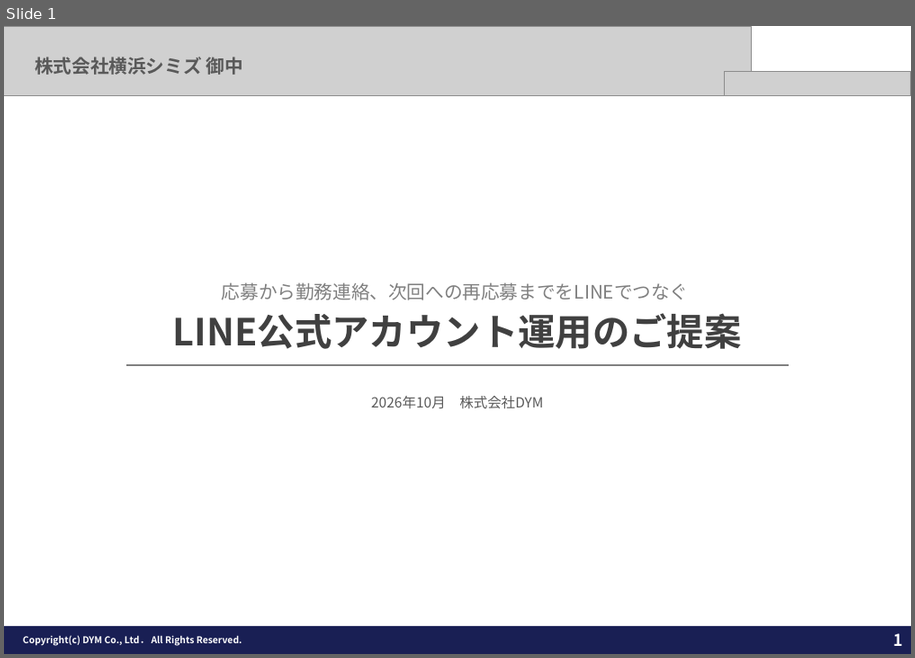
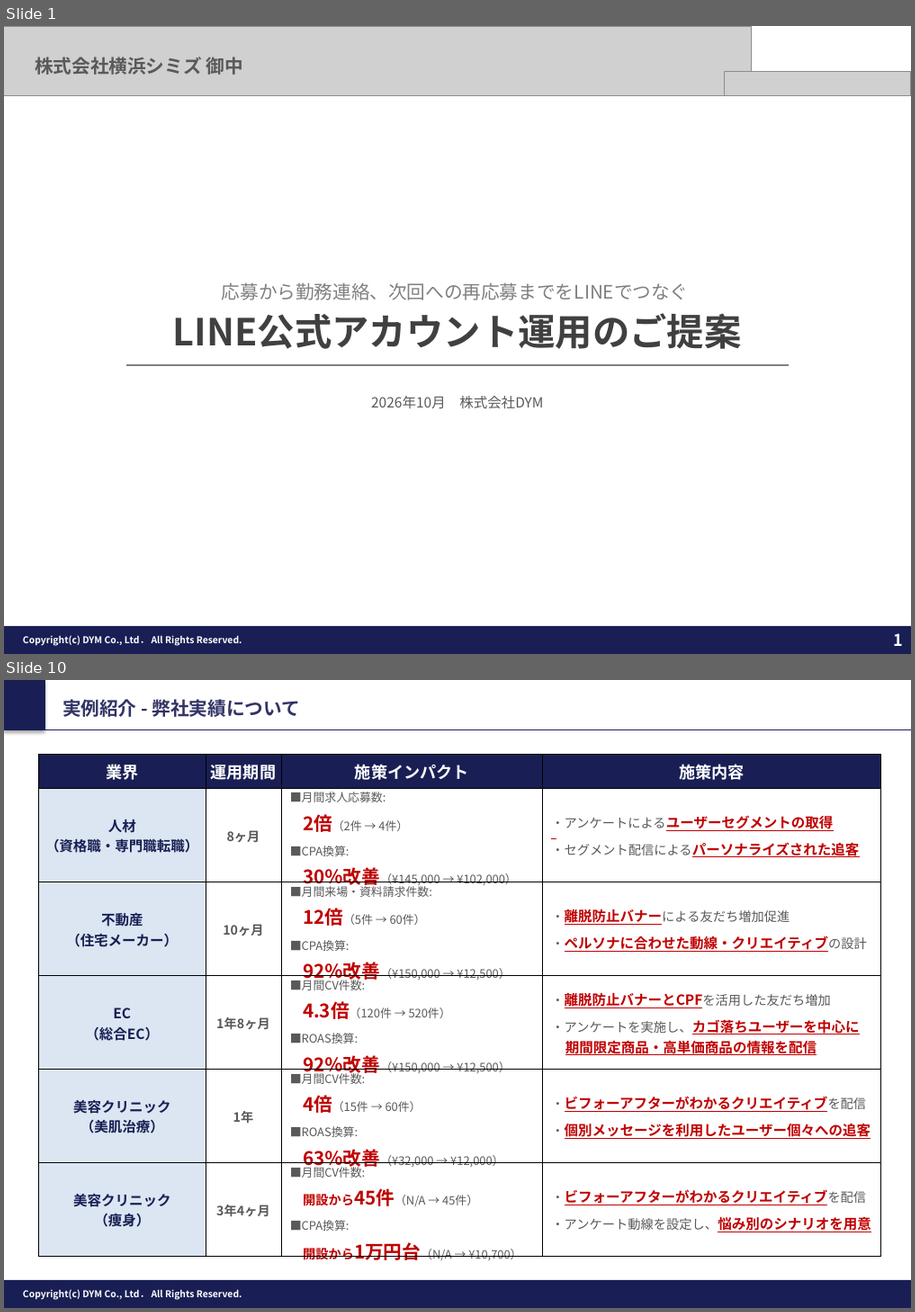
Before and after one commit to tonomura-r-dev/folder, a slide deck: 202610_株式会社横浜シミズ御中_LINE公式アカウント運用のご提案.pptx. Shown one above the other, each under a label of ours: slide 1 before the commit, slides 1 and 10 after it; the slides between them are not shown. The pictures are 915x658 and 915x1312 pixels, drawn with LibreOffice and Linux fonts; fonts in the diff are those of the drawing; grey boxes stand for pictures; background and template pictures are left out. Boxes give left, top, right and bottom in pixels: in the first picture for what was removed or moved away, otherwise in the second. Text is boxed around its words. In the diff, an @@ line names an element or a change of style, - is before the commit and + after.

```diff
--- a/202610_株式会社横浜シミズ御中_LINE公式アカウント運用のご提案.pptx
+++ b/202610_株式会社横浜シミズ御中_LINE公式アカウント運用のご提案.pptx
@@ slide 10 added at bbox=[4, 680, 911, 1308], background #FFFFFF; not listed: 3 template elements that a slide beside it also shows @@
@@ rectangle added at bbox=[4, 680, 45, 730], fill #191F54 @@
@@ text added at bbox=[62, 699, 300, 717], 16 pt, text #323366, bold @@
+実例紹介 - 弊社実績について
@@ line added from (4, 730) to (911, 730), #191F54 0.75 pt @@
@@ table added at bbox=[39, 755, 881, 1264], 6 rows, 4 columns @@
+業界 | 運用期間 | 施策インパクト | 施策内容
+人材 / （資格職・専門職転職） | 8ヶ月 | ■月間求人応募数: 2倍（2件 → 4件） ■CPA換算: 30％改善（¥145,000 → ¥102,000） | ・アンケートによるユーザーセグメントの取得 ・セグメント配信によるパーソナライズされた追客
+不動産 / （住宅メーカー） | 10ヶ月 | ■月間来場・資料請求件数: / 12倍（5件 → 60件） / ■CPA換算: / 92％改善（¥150,000 → ¥12,500） | ・離脱防止バナーによる友だち増加促進 ・ペルソナに合わせた動線・クリエイティブの設計
+EC / （総合EC） | 1年8ヶ月 | ■月間CV件数: / 4.3倍（120件 → 520件） / ■ROAS換算: / 92％改善（¥150,000 → ¥12,500） | ・離脱防止バナーとCPFを活用した友だち増加 ・アンケートを実施し、カゴ落ちユーザーを中心に 期間限定商品・高単価商品の情報を配信
+美容クリニック / （美肌治療） | 1年 | ■月間CV件数: / 4倍（15件 → 60件） / ■ROAS換算: / 63％改善（¥32,000 → ¥12,000） | ・ビフォーアフターがわかるクリエイティブを配信 ・個別メッセージを利用したユーザー個々への追客
+美容クリニック / （痩身） | 3年4ヶ月 | ■月間CV件数: / 開設から45件（N/A → 45件） / ■CPA換算: / 開設から1万円台（N/A → ¥10,700） | ・ビフォーアフターがわかるクリエイティブを配信 ・アンケート動線を設定し、悩み別のシナリオを用意
@@ rectangle added at bbox=[865, 1284, 904, 1308], fill #191F54 @@
```
Also in this commit, not shown: 13 other slides added, 5 other files.
